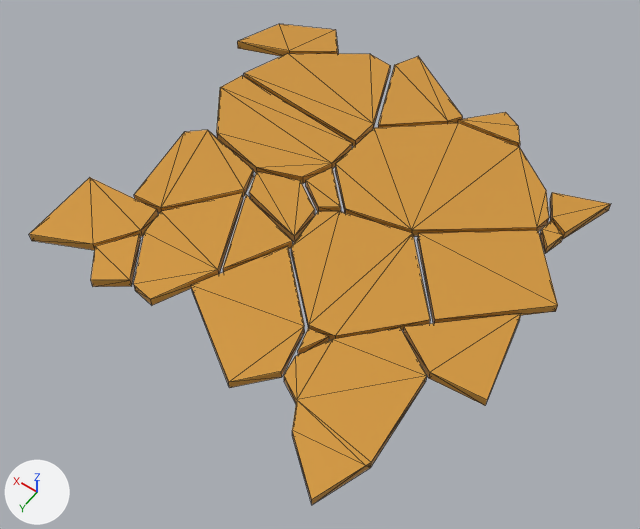
The glTF model public/models/ground-cracked.glb, before and after one commit.
Before and after are seen from a 50 mm camera at (-3.44, 4.76, 6.71) aimed at (-0.34, 0.41, -0.11). The axes (+X, +Y, +Z) are drawn at lower left. The lights are the same throughout. Mesh edges are drawn as thin lines. Where no turn or scale is listed for an object, it has been applied to the vertices.

In view in the first picture: 'ground-cracked'.
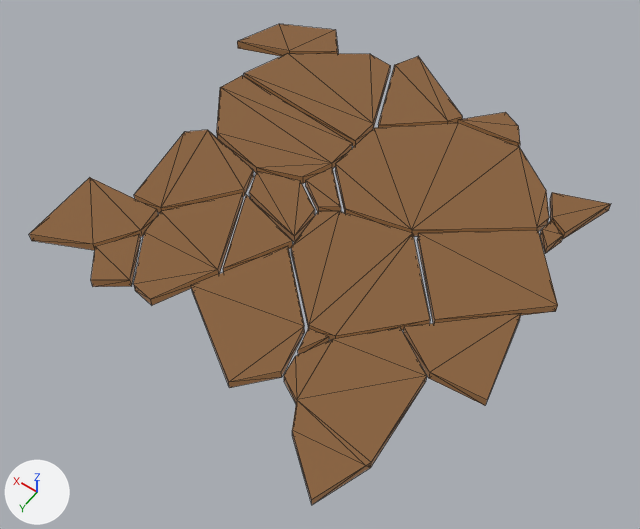
What the commit changed:
Picture 'base' (img_base) is new.
Material 'LOWPOLY-COLORS.001' (mat_lowpoly_colors_001) is new.
Uses the picture img_base.
me_ground_cracked has 219 vertices, 354 faces and spans x -2.5..2.16, y -2.44..2.54, z 0.15..0.24.
me_ground_cracked no longer uses material mat_lowpoly_colors (orange #e7a747).
me_ground_cracked now uses material mat_lowpoly_colors_001.

Location of each change, [x1, y1, x2, y2] in pixels of the pictures (640 x 529 px):
'ground-cracked', recoloured (orange to brown): [29, 24, 611, 504] in both
